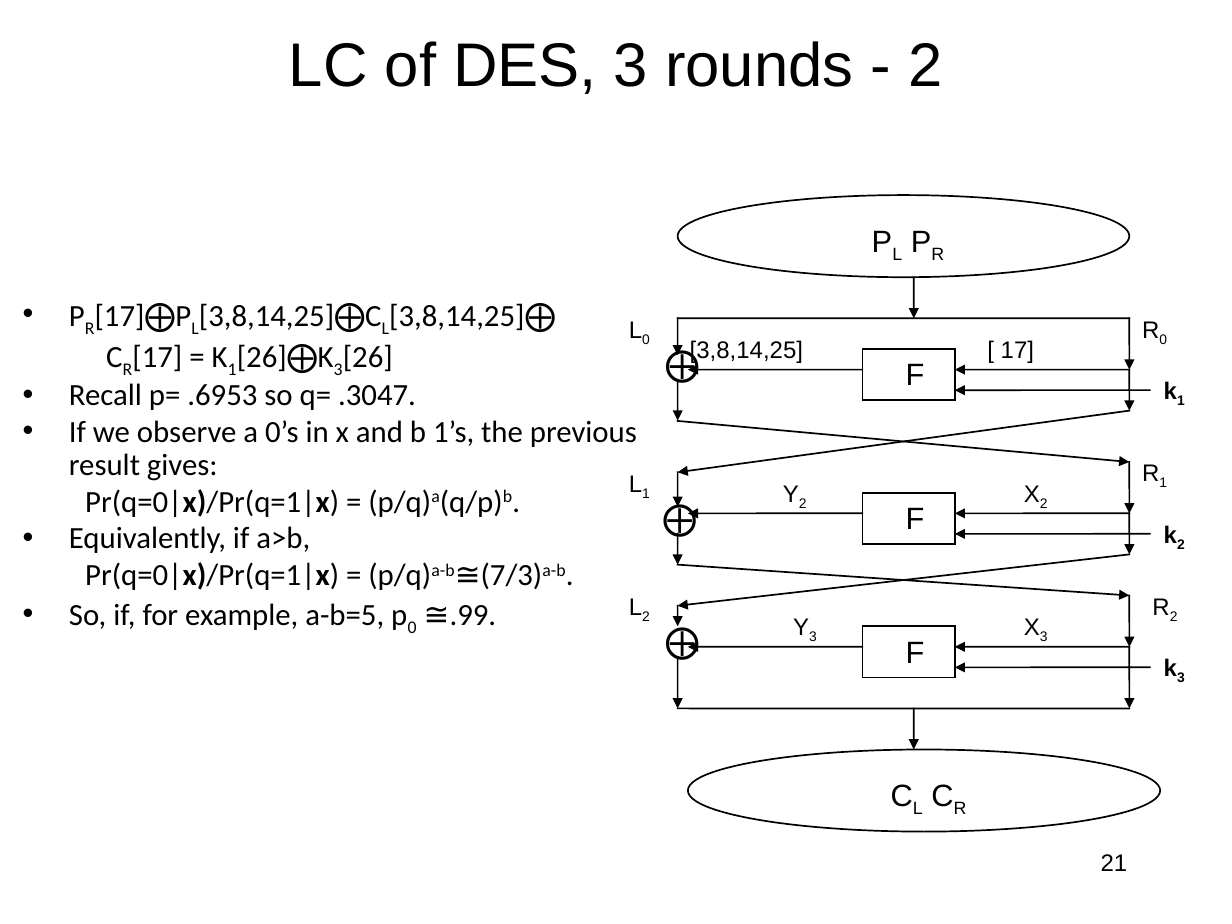
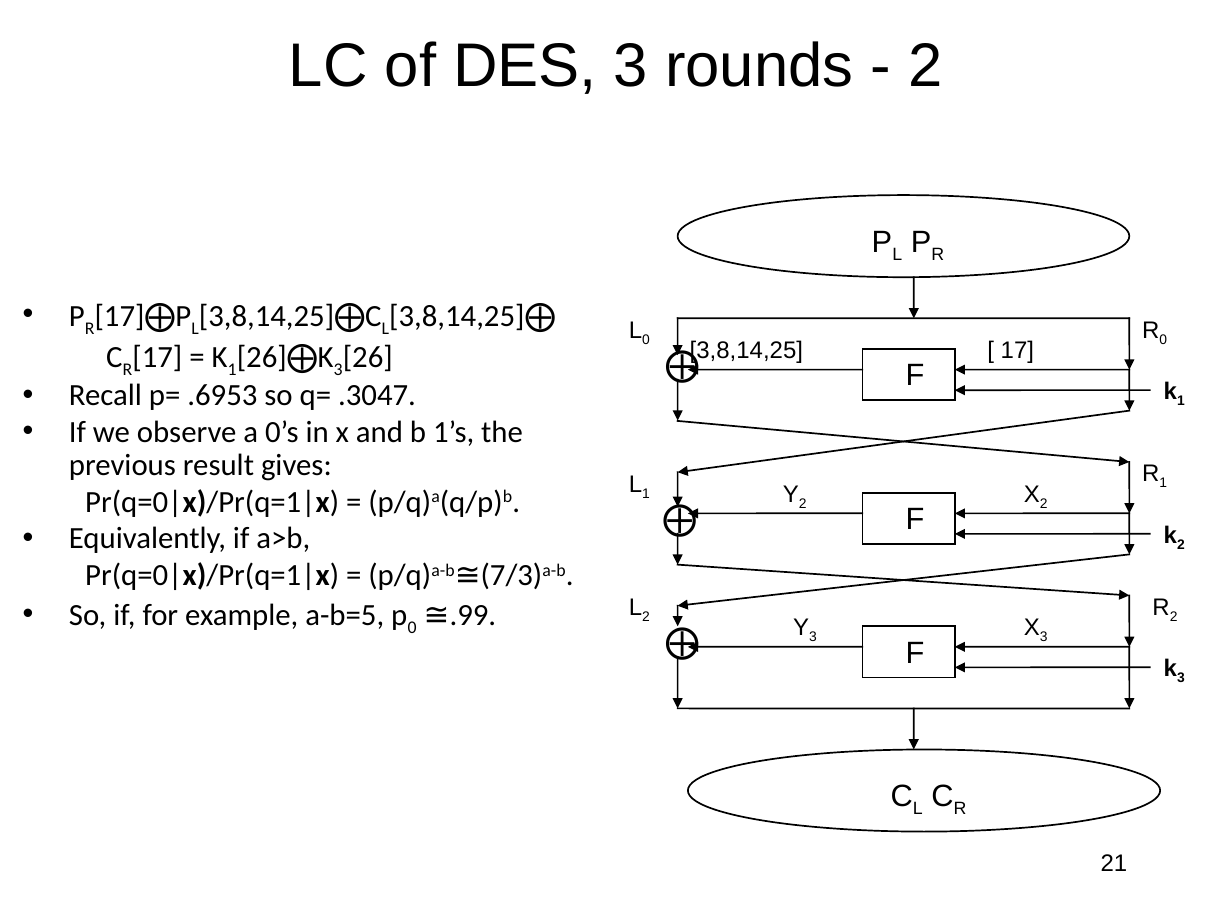
Before and after one commit to jlmucb/class_notes, a slide deck: slide 21 of BerkeleyClass/CS290Spring2013/Lectures/Cryptoclass4.pptx. Drawn at 1232x924 pixels with LibreOffice and Linux fonts; fonts in the diff are those of the drawing. Boxes give left, top, right and bottom in pixels: in the first picture for what was removed or moved away, otherwise in the second. Text is boxed around its words. In the diff, an @@ line names an element or a change of style, - is before the commit and + after.

```diff
--- a/BerkeleyClass/CS290Spring2013/Lectures/Cryptoclass4.pptx
+++ b/BerkeleyClass/CS290Spring2013/Lectures/Cryptoclass4.pptx
@@ text "PR[17]⨁PL[3,8,14,25]⨁CL[3,8,14,25]⨁" rewrapped from (x1=69, y1=303, x2=637, y2=630) to (x1=69, y1=303, x2=565, y2=630) @@
```
Also in this commit, not shown: 15 other slides changed, 1 other file.
